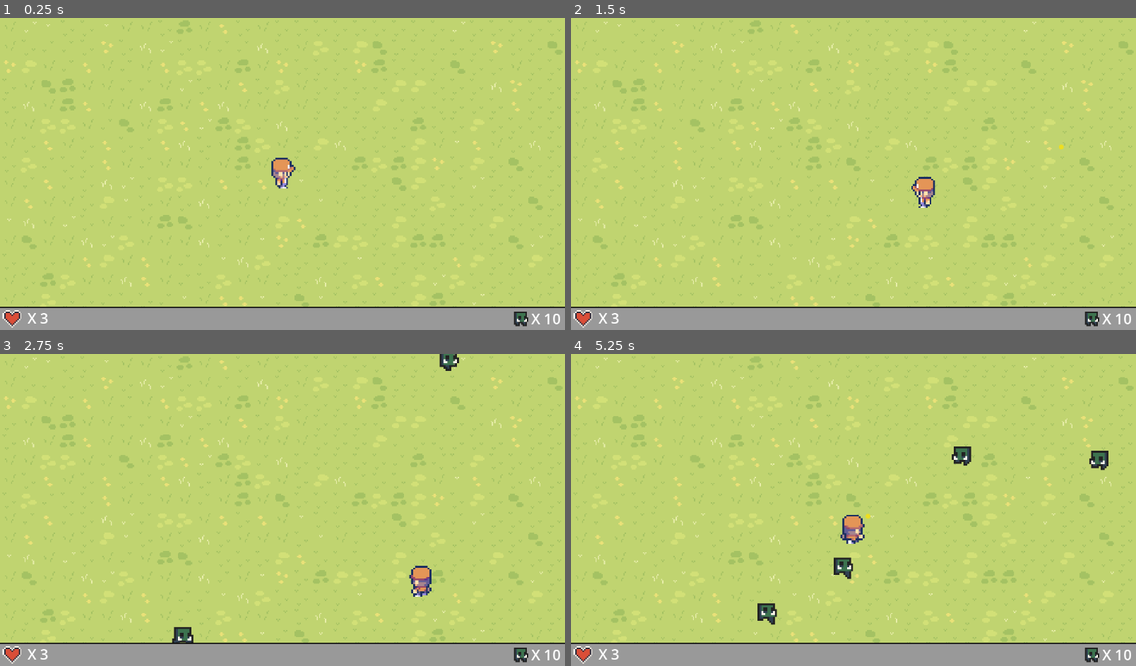
Above: before the commit, frames 1-4 (two rows, left to right).
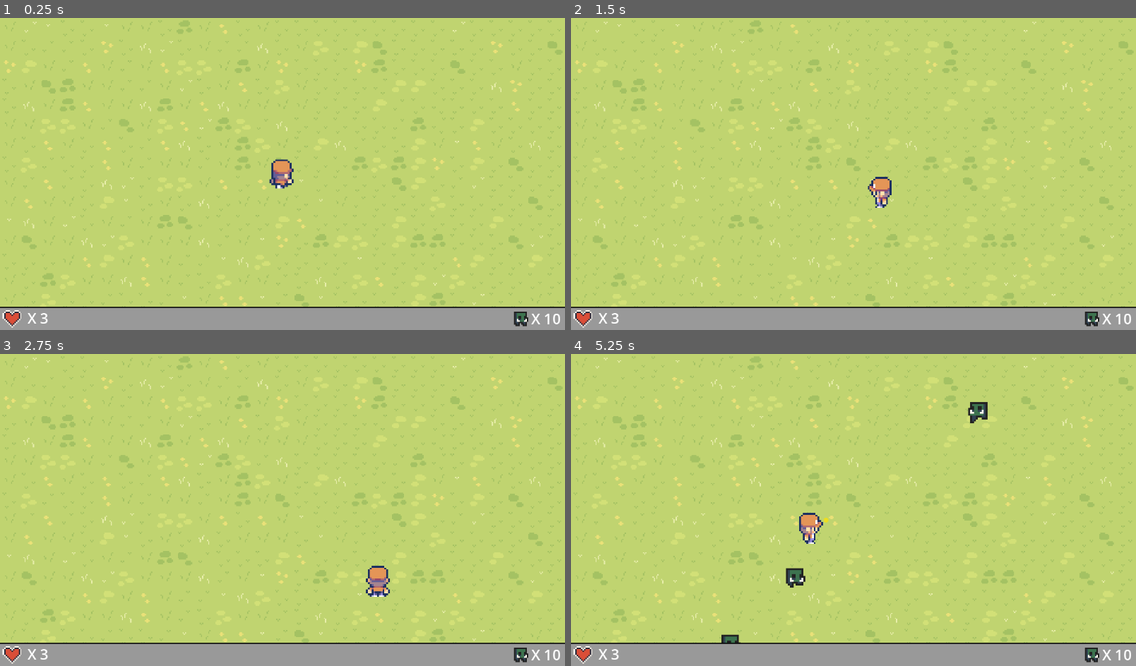
Above: after the commit, the same moments.

Repository: Haigsov/Goblopocalypse
Game: Godot game, scene res://scenes/main/main.tscn
The game is run twice, just before and just after one commit, with the same random seed, the same clock (stepped at 60 frames per second) and the same inputs.
Inputs (mouse positions are in pixels of both pictures, inside the frame that each line leads up to):
- Up to frame 1 (0.25 s): no input
- Up to frame 2 (1.5 s): tap Enter at 0.5 s; move the mouse to (977, 158) at 0.52 s; hold D (move_right) 0.53-1.28 s; click (977, 158) at 0.67 s; move the mouse to (740, 189) at 1.27 s; hold S (move_down) from 1.28 s (still down)
- Up to frame 3 (2.75 s): move the mouse to (339, 441) at 2.02 s; release S (move_down) at 2.03 s; hold D (move_right) from 2.03 s (still down)
- Up to frame 4 (5.25 s): move the mouse to (825, 572) at 2.77 s; release D (move_right) at 2.78 s; hold W (move_up) 2.78-3.53 s; click (825, 572) at 2.92 s; move the mouse to (1023, 556) at 3.52 s; hold A (move_left) 3.53-5.03 s; move the mouse to (684, 463) at 4.27 s; move the mouse to (881, 510) at 5.02 s; hold S (move_down) from 5.03 s (still down); click (881, 510) at 5.17 s

The runs differ from the first frame. In frame 1, 0.2% of the frame differs, in the area x 47-53%, y 44-55%; in frame 2, 0.6%; in frame 3, 1.0%; in frame 4, 1.9%, in the area x 26-96%, y 15-93%.

Commit message:
Added game over functionality

Diff:
--- a/scenes/explosion/explosion.gd
+++ b/scenes/explosion/explosion.gd
@@ -6,6 +6,6 @@
 	emitting = true
 
 # Called every frame. 'delta' is the elapsed time since the previous frame.
-func _process(delta):
+func _process(_delta):
 	if !emitting:
 		queue_free()
--- /dev/null
+++ b/scenes/game over/game_over.tscn
@@ -0,0 +1,72 @@
+[gd_scene load_steps=5 format=3 uid="uid://beicg3d62hcuj"]
+
+[sub_resource type="StyleBoxFlat" id="StyleBoxFlat_vel5b"]
+bg_color = Color(0.76655, 0.401503, 0.990048, 1)
+border_width_left = 2
+border_width_top = 2
+border_width_right = 2
+border_width_bottom = 2
+corner_radius_top_left = 5
+corner_radius_top_right = 5
+corner_radius_bottom_right = 5
+corner_radius_bottom_left = 5
+
+[sub_resource type="StyleBoxFlat" id="StyleBoxFlat_mefqq"]
+bg_color = Color(0.293107, 0.695351, 0.41702, 1)
+
+[sub_resource type="StyleBoxFlat" id="StyleBoxFlat_foi3u"]
+bg_color = Color(0.348709, 1, 0.299727, 1)
+
+[sub_resource type="StyleBoxFlat" id="StyleBoxFlat_doss4"]
+bg_color = Color(0.576471, 0.996078, 0, 1)
+
+[node name="GameOver" type="CanvasLayer"]
+
+[node name="Panel" type="Panel" parent="."]
+anchors_preset = 8
+anchor_left = 0.5
+anchor_top = 0.5
+anchor_right = 0.5
+anchor_bottom = 0.5
+offset_left = -200.0
+offset_top = -100.0
+offset_right = 200.0
+offset_bottom = 100.0
+grow_horizontal = 2
+grow_vertical = 2
+theme_override_styles/panel = SubResource("StyleBoxFlat_vel5b")
+
+[node name="GameOverLabel" type="Label" parent="."]
+anchors_preset = 8
+anchor_left = 0.5
+anchor_top = 0.5
+anchor_right = 0.5
+anchor_bottom = 0.5
+offset_left = -81.5
+offset_top = -94.0
+offset_right = 81.5
+offset_bottom = -52.0
+grow_horizontal = 2
+grow_vertical = 2
+theme_override_font_sizes/font_size = 30
+text = "Game Over"
+horizontal_alignment = 1
+vertical_alignment = 1
+
+[node name="Button" type="Button" parent="."]
+anchors_preset = 8
+anchor_left = 0.5
+anchor_top = 0.5
+anchor_right = 0.5
+anchor_bottom = 0.5
+offset_left = -125.0
+offset_top = 28.0
+offset_right = 125.0
+offset_bottom = 78.0
+grow_horizontal = 2
+grow_vertical = 2
+theme_override_font_sizes/font_size = 30
+theme_override_styles/normal = SubResource("StyleBoxFlat_mefqq")
+theme_override_styles/hover = SubResource("StyleBoxFlat_foi3u")
+theme_override_styles/pressed = SubResource("StyleBoxFlat_doss4")
+text = "Restart"
--- a/scenes/main/main.gd
+++ b/scenes/main/main.gd
@@ -5,16 +5,21 @@
 
 # Called when the node enters the scene tree for the first time.
 func _ready():
+	new_game()
+	$GameOver/Button.pressed.connect(new_game)
+
+func new_game():
 	max_enemies = 10
 	lives = 3
+	$Player.reset()
+	get_tree().call_group("enemies", "queue_free")
+	get_tree().call_group("items", "queue_free")
+	get_tree().call_group("bullets", "queue_free")
 	$HUD/LivesLabel.text = "X " + str(lives)
 	$HUD/EnemiesLabel.text = "X " + str(max_enemies)
-
-
-# Called every frame. 'delta' is the elapsed time since the previous frame.
-func _process(_delta):
-	pass
-
+	$GameOver.hide()
+	get_tree().paused = true
+	$RestartTimer.start()
 
 
 
@@ -22,3 +27,10 @@
 	print("hit player")
 	lives -= 1
 	$HUD/LivesLabel.text = "X " + str(lives)
+	if lives <= 0:
+		get_tree().paused = true
+		$GameOver.show()
+
+
+func _on_restart_timer_timeout():
+	get_tree().paused = false
--- a/scenes/main/main.tscn
+++ b/scenes/main/main.tscn
@@ -7,6 +7,7 @@
 [ext_resource type="Script" path="res://scenes/main/BulletManager.gd" id="4_8slni"]
 [ext_resource type="PackedScene" uid="uid://m1v2v003wfco" path="res://scenes/bullet/bullet.tscn" id="5_inuri"]
 [ext_resource type="PackedScene" uid="uid://ctrw3biqtf0l2" path="res://scenes/hud/hud.tscn" id="7_twtoe"]
+[ext_resource type="PackedScene" uid="uid://beicg3d62hcuj" path="res://scenes/game over/game_over.tscn" id="8_bcq3f"]
 
 [node name="Main" type="Node2D"]
 script = ExtResource("1_wdgj3")
@@ -21,9 +22,17 @@
 
 [node name="EnemySpawner" parent="." instance=ExtResource("3_xjfd2")]
 
+[node name="RestartTimer" type="Timer" parent="."]
+process_mode = 2
+one_shot = true
+
 [node name="HUD" parent="." instance=ExtResource("7_twtoe")]
 offset = Vector2(0, 600)
 transform = Transform2D(1, 0, 0, 1, 0, 600)
 
+[node name="GameOver" parent="." instance=ExtResource("8_bcq3f")]
+process_mode = 2
+
 [connection signal="shoot" from="Player" to="BulletManager" method="_on_player_shoot"]
 [connection signal="hit_p" from="EnemySpawner" to="." method="_on_enemy_spawner_hit_p"]
+[connection signal="timeout" from="RestartTimer" to="." method="_on_restart_timer_timeout"]
--- a/scenes/player/player.gd
+++ b/scenes/player/player.gd
@@ -13,6 +13,9 @@
 
 func _ready():
 	screen_size = get_viewport_rect().size
+	reset()
+
+func reset():
 	position = screen_size / 2
 	speed = START_SPEED
 	$ShotTimer.wait_time = NORMAL_SHOT
Not shown: 1 places in scenes/main/main.tscn that only renumber resources
